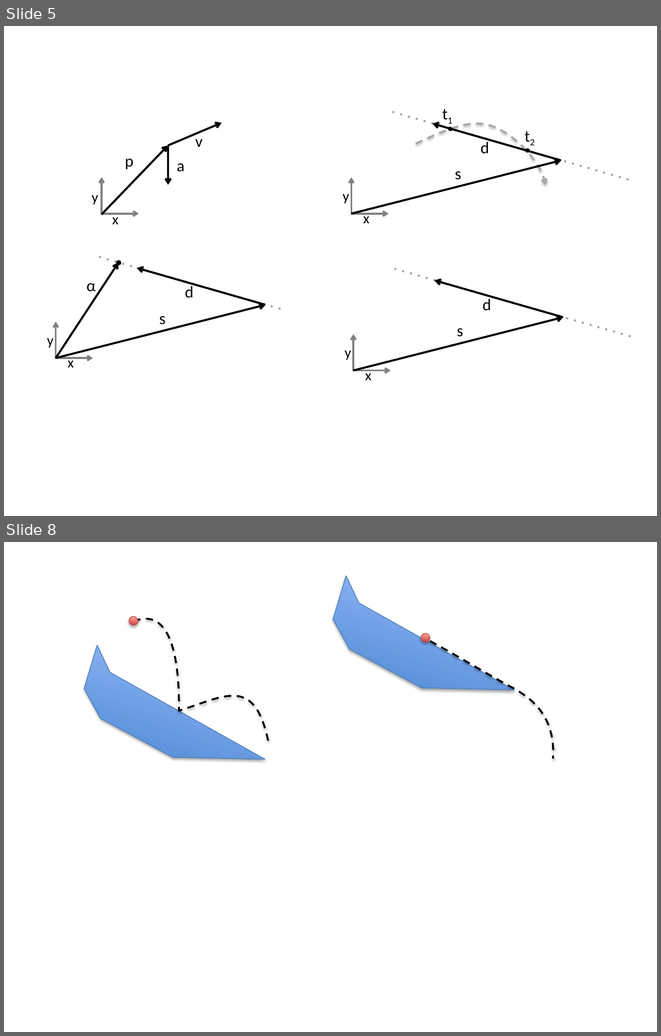
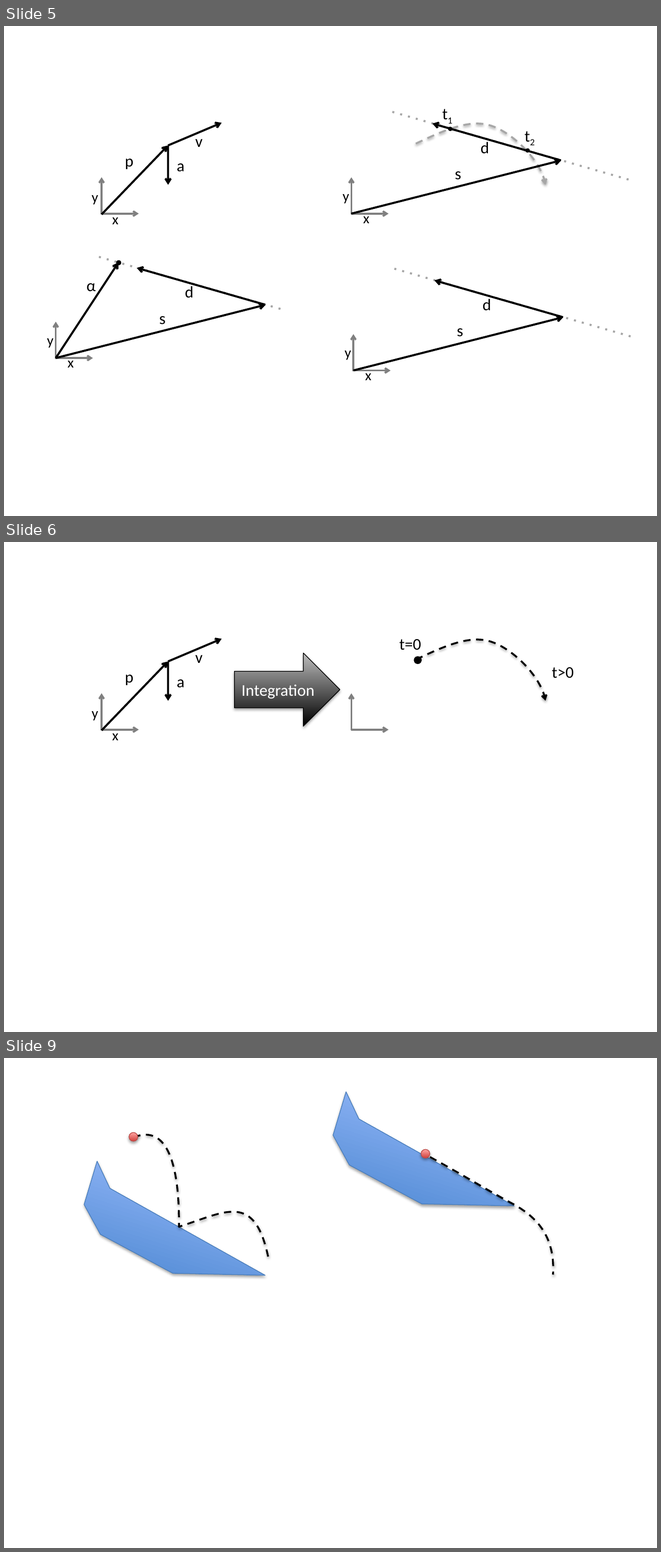
Before and after one commit to pcottle/MastersThesis, a slide deck: figures/figures.pptx. Shown one above the other, each under a label of ours: slides 5 and 8 before the commit, slides 5, 6 and 9 after it; the slides between them are not shown. The pictures are 661x1036 and 661x1552 pixels, drawn with LibreOffice and Linux fonts; fonts in the diff are those of the drawing. Boxes give left, top, right and bottom in pixels: in the first picture for what was removed or moved away, otherwise in the second. Text is boxed around its words. In the diff, an @@ line names an element or a change of style, - is before the commit and + after.

```diff
--- a/figures/figures.pptx
+++ b/figures/figures.pptx
@@ slide 6 added at bbox=[4, 542, 657, 1032], background #FFFFFF @@
@@ arrow added from (168, 661) to (221, 638), #000000 2.25 pt @@
@@ text added at bbox=[195, 650, 203, 663], 18 pt, text #000000 @@
+v
@@ right arrow added at bbox=[235, 653, 340, 726], fill gradient #000000 to #BDBDBD, outline #000000 0.75 pt, 18 pt, text #FFFFFF @@
+Integration
@@ text added at bbox=[399, 639, 421, 650], 18 pt, text #000000 @@
+t=0
@@ freeform shape added at bbox=[416, 640, 546, 700], outline #000000 2 pt dashed @@
@@ arrow added from (102, 730) to (168, 661), #000000 2.25 pt @@
@@ arrow added from (168, 661) to (168, 700), #000000 2.25 pt @@
@@ ellipse added at bbox=[414, 656, 421, 663], fill #000000, outline #000000 0.75 pt @@
@@ text added at bbox=[552, 667, 574, 678], 18 pt, text #000000 @@
+t>0
@@ text added at bbox=[125, 674, 133, 685], 18 pt, text #000000 @@
+p
@@ text added at bbox=[177, 679, 185, 688], 18 pt, text #000000 @@
+a
@@ arrow added from (102, 730) to (102, 693), #808080 2 pt @@
@@ arrow added from (351, 730) to (351, 694), #808080 2 pt @@
@@ text added at bbox=[91, 711, 98, 721], 16 pt, text #000000 @@
+y
@@ arrow added from (102, 730) to (139, 730), #808080 2 pt @@
@@ text added at bbox=[112, 729, 118, 740], 16 pt, text #000000 @@
+x
@@ arrow added from (351, 730) to (389, 730), #808080 2 pt @@
@@ what was slide 8 is now slide 9 @@
```
Also in this commit, not shown: 1 slide changed, 7 other files.
